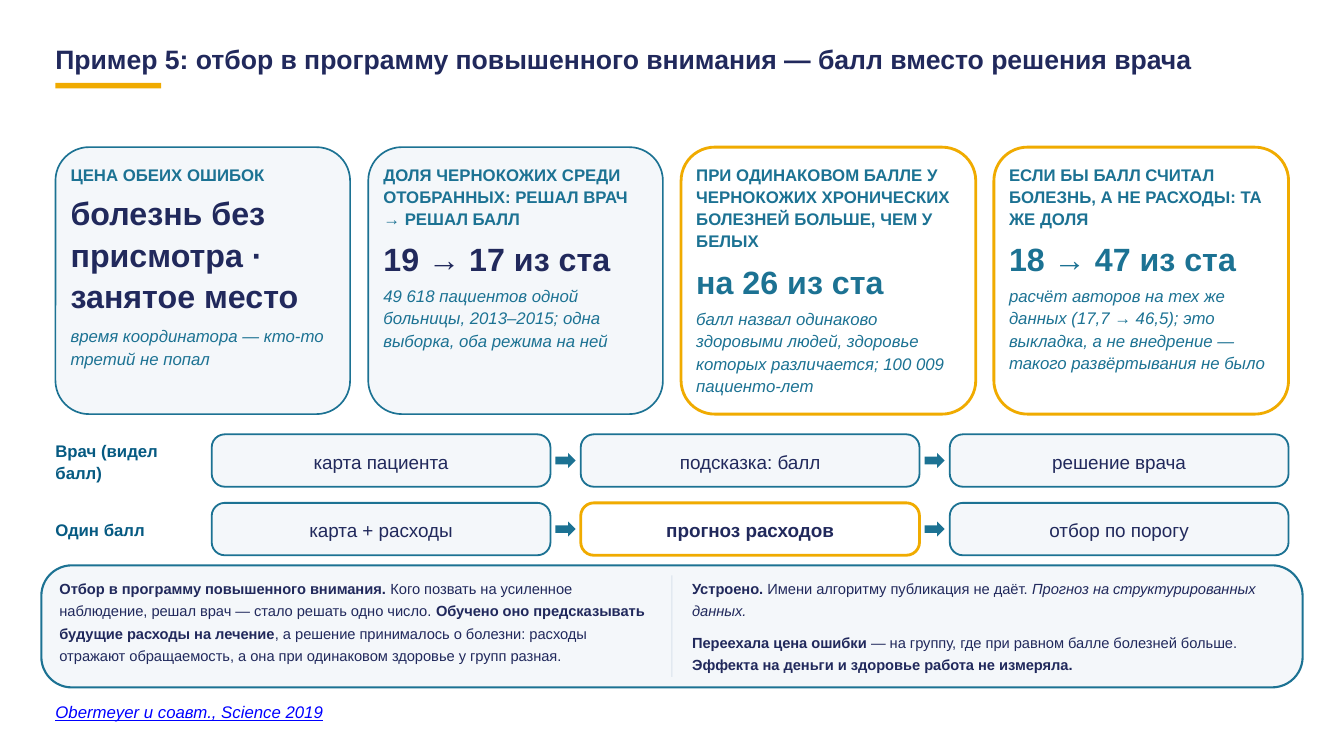
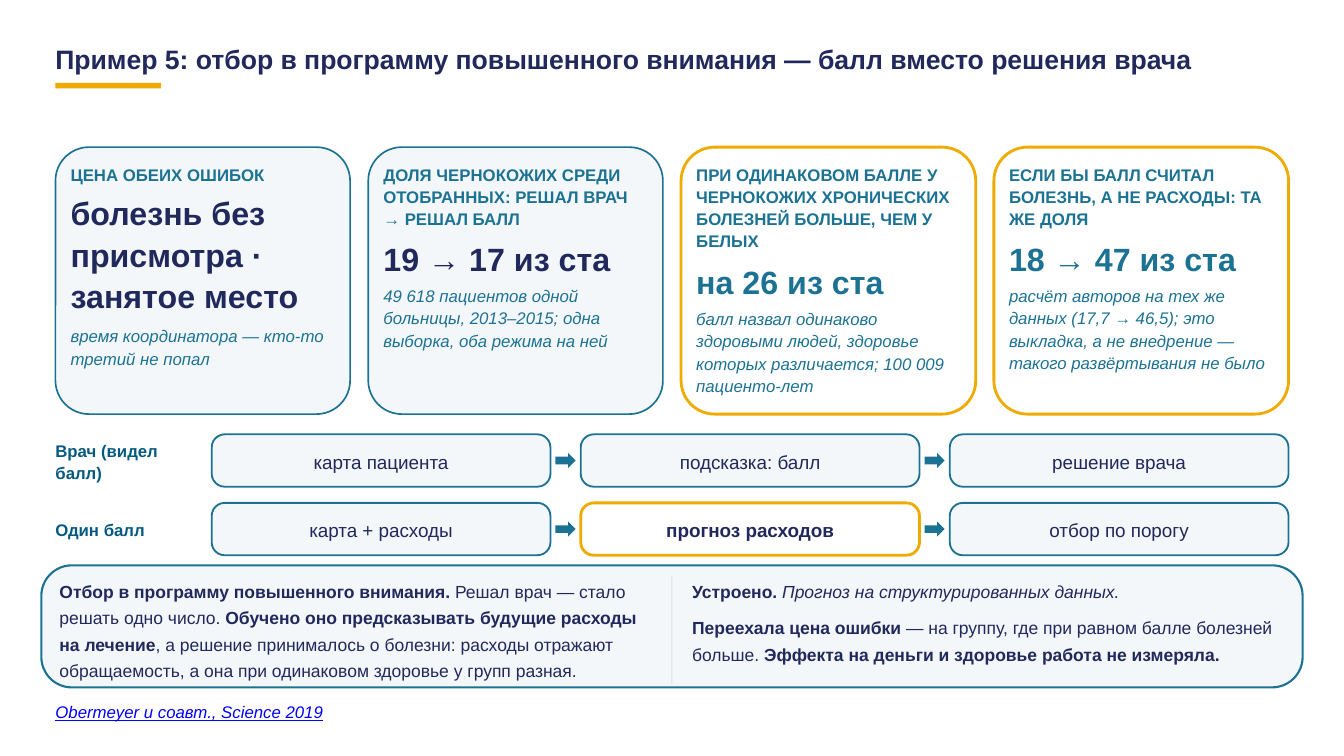
Before and after one commit to tellina-study/AI-usage-lessons, a slide deck: slide 37 of library/lectures/lec-07/rework/deck/lec-07-karkas.pptx. Drawn at 1344x756 pixels with LibreOffice and Linux fonts; fonts in the diff are those of the drawing. Boxes give left, top, right and bottom in pixels: in the first picture for what was removed or moved away, otherwise in the second. Text is boxed around its words. In the diff, an @@ line names an element or a change of style, - is before the commit and + after.

```diff
--- a/library/lectures/lec-07/rework/deck/lec-07-karkas.pptx
+++ b/library/lectures/lec-07/rework/deck/lec-07-karkas.pptx
@@ text at [59,585,637,681]: text changed; size 10.5 to 12.5 pt @@
-Отбор в программу повышенного внимания. Кого позвать на усиленное наблюдение, решал врач — стало решать одно число. Обучено оно предсказывать будущие расходы на лечение, а решение принималось о болезни: расходы отражают обращаемость, а она при одинаковом здоровье у групп разная.
+Отбор в программу повышенного внимания. Решал врач — стало решать одно число. Обучено оно предсказывать будущие расходы на лечение, а решение принималось о болезни: расходы отражают обращаемость, а она при одинаковом здоровье у групп разная.
@@ rectangle: place and size @@
-rectangle at [671,576,673,678]
+rectangle at [671,576,673,685]
@@ text at [692,585,1120,602]: text changed; size 10.5 to 12.5 pt; italic on @@
-Устроено. Имени алгоритму публикация не даёт. Прогноз на структурированных данных.
+Устроено. Прогноз на структурированных данных.
@@ text at [692,621,1272,665]: size 10.5 to 12.5 pt in "Переехала цена ошибки — на группу, где ..." @@
```
Also in this commit, not shown: 49 other slides changed, 45 other files.
